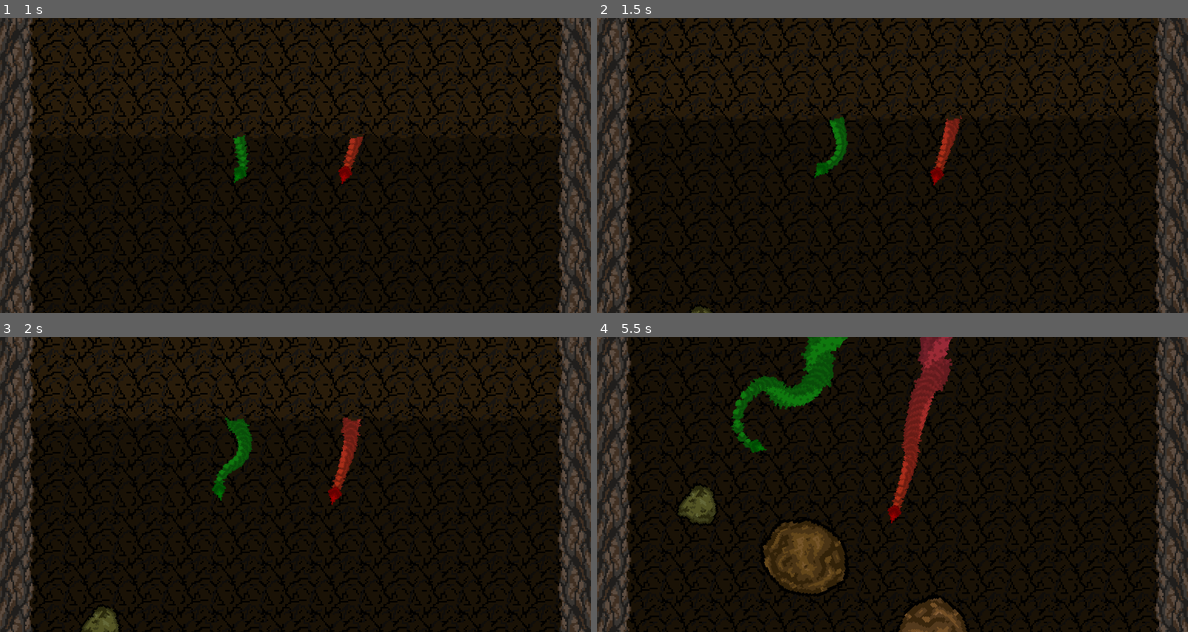
Above: before the commit, frames 1-4 (two rows, left to right).
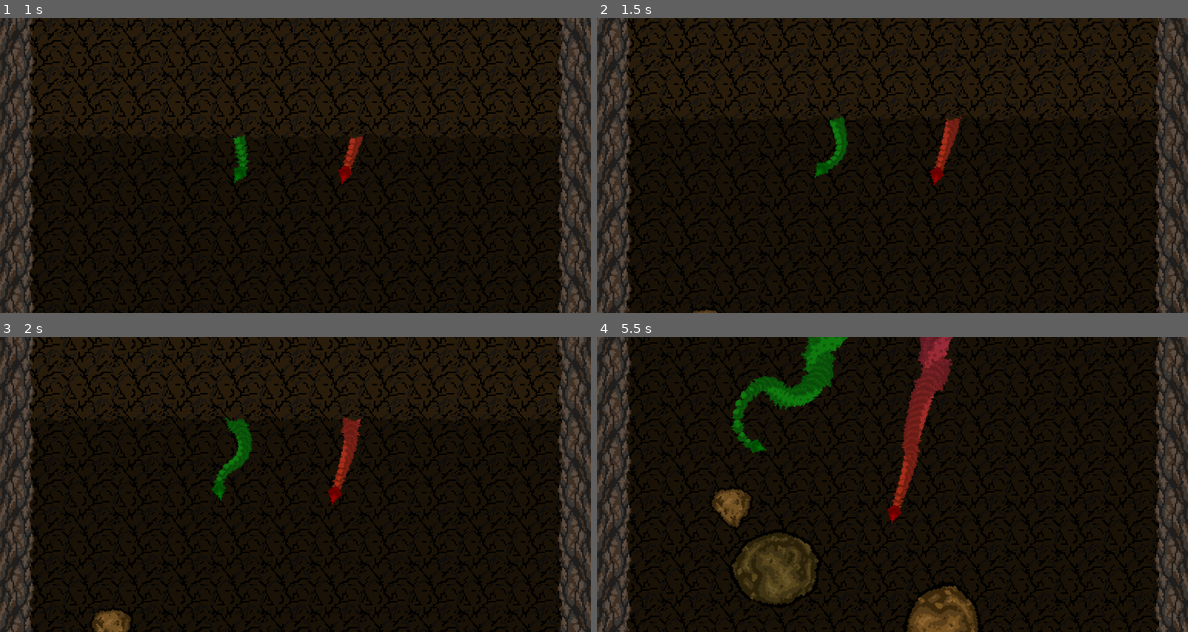
Above: after the commit, the same moments.

Repository: mark-chimes/rootsnake
Game: Godot game, scene res://main.tscn
Two runs of this game, one before a commit and one after it. Both use one fixed random seed, a clock stepped at 60 frames per second and the inputs below.
Inputs:
- Up to frame 1 (1 s): tap Enter (action_restart) at 0.5 s; hold Right (p1_right) from 0.53 s (still down)
- Up to frame 2 (1.5 s): release Right (p1_right) at 1.28 s; hold Left (p1_left) from 1.28 s (still down)
- Up to frame 3 (2 s): keep holding Left (p1_left)
- Up to frame 4 (5.5 s): release Left (p1_left) at 2.03 s; hold Right (p1_right) 2.03-3.53 s; hold Left (p1_left) from 3.53 s (still down)

Frame 1 is identical in both runs. In frame 2, less than 0.1% of the frame differs, in the area x 15-22%, y 97-100%; in frame 3, 0.5%; in frame 4, 5.3%, in the area x 13-65%, y 49-100%.

Commit message:
Floating potatoes

Diff:
--- a/Beetle.tscn
+++ b/Beetle.tscn
@@ -47,7 +47,7 @@
 modulate = Color( 0.486275, 0.25098, 0.25098, 1 )
 scale = Vector2( 4, 4 )
 frames = SubResource( 12 )
-frame = 5
+frame = 1
 playing = true
 
 [node name="Area2D" type="Area2D" parent="."]
--- a/Potato.gd
+++ b/Potato.gd
@@ -1,17 +1,21 @@
 extends Node2D
 
+var angle
+var vel
 
-# Declare member variables here. Examples:
-# var a = 2
-# var b = "text"
-
-
-# Called when the node enters the scene tree for the first time.
 func _ready():
+	vel = rand_range(0, 20)
+	angle = rand_range(0, 360)
 	rotation_degrees = rand_range(0,360)
 	modulate = Color(rand_range(0.7,1), rand_range(0.7, 1), rand_range(0.7, 1))
 
-
-# Called every frame. 'delta' is the elapsed time since the previous frame.
-#func _process(delta):
-#	pass
+func _process(delta):
+	if position.x < -680:
+		position.x += 4
+		angle = angle + 180
+		position += Vector2(1, 0).rotated(deg2rad(angle)) * vel * 0.5
+	elif position.x > 680:
+		position.x -= 4
+		angle = angle + 180
+		position += Vector2(1, 0).rotated(deg2rad(angle)) * vel * 0.5
+	position += Vector2(1, 0).rotated(deg2rad(angle)) * vel * delta
Not shown, changed: export_presets.cfg
